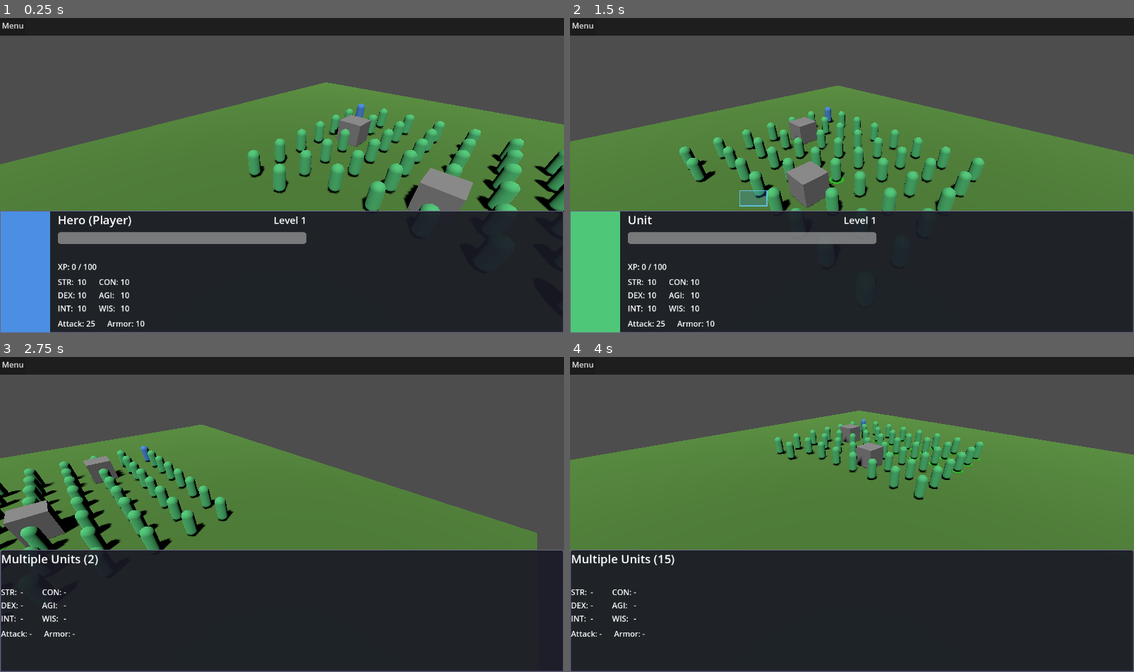
Above: before the commit, frames 1-4 (two rows, left to right).
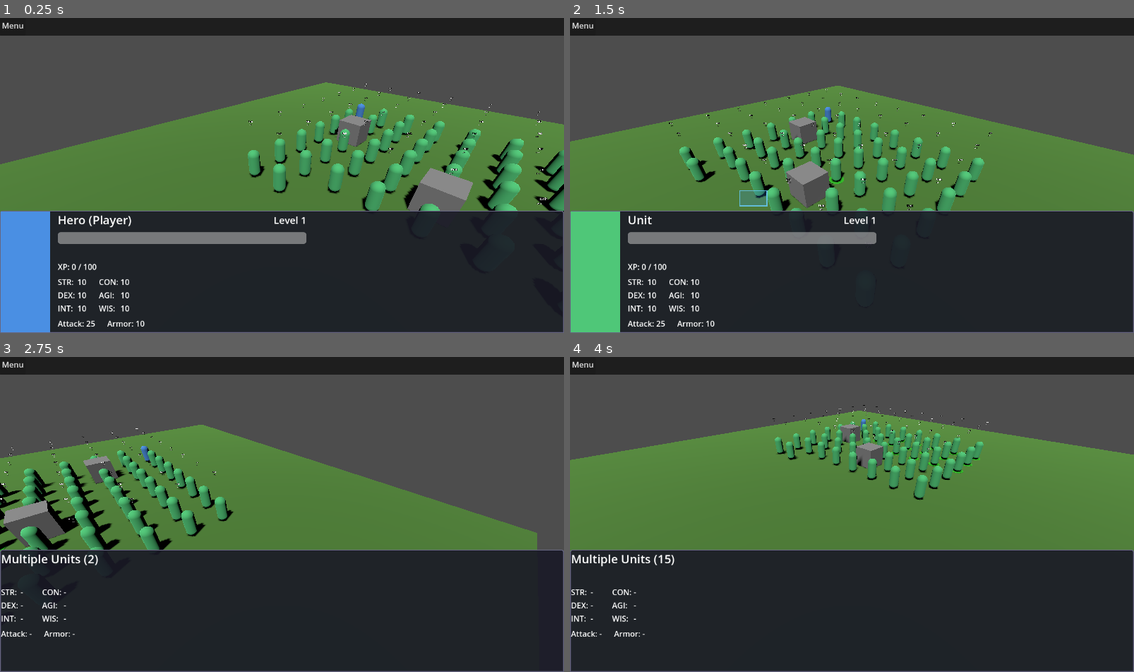
Above: after the commit, the same moments.

Repository: Panix-Develop/godot-rpg
Game: Godot game, scene res://scenes/world.tscn
The game is run twice, just before and just after one commit, with the same random seed, the same clock (stepped at 60 frames per second) and the same inputs.
Inputs (mouse positions are in pixels of both pictures, inside the frame that each line leads up to):
- Up to frame 1 (0.25 s): no input
- Up to frame 2 (1.5 s): tap Enter at 0.5 s; move the mouse to (976, 159) at 0.52 s; hold Right (ui_right) 0.53-1.25 s; tap Mouse wheel down (scroll_down) at 0.6 s; click (976, 159) at 0.67 s; drag from (739, 191) to (823, 238) at 1.27 s
- Up to frame 3 (2.75 s): move the mouse to (338, 445) at 2.02 s; hold Right (ui_right) from 2.03 s (still down); hold Shift from 2.03 s (still down)
- Up to frame 4 (4 s): release Right (ui_right) at 2.75 s; release Shift at 2.75 s; drag from (823, 577) to (682, 467) at 2.77 s; move the mouse to (1021, 561) at 3.52 s; hold Left (ui_left) from 3.53 s (still down); tap Mouse wheel up (scroll_up) at 3.6 s

The runs differ from the first frame. In frame 1, 0.1% of the frame differs, in the area x 44-98%, y 20-60%; in frame 2, 0.2%, in the area x 17-75%, y 22-61%; in frame 3, 0.1%; in frame 4, less than 0.1%.

Commit message:
feat(ui): Add floating UI component with health bars and name/level labels
- Create FloatingUI component (floating_ui.gd + scene)
- Billboard labels for name and level above units
- SubViewport health bar with configurable format
- Integrates with GameSettings for visibility control
- Updates on health changes, level ups, and stat modifications
- Added to all unit scene variants (player, enemy, neutral, base)
- Health bar shows based on mode: never/always/injured
- Name visibility respects unit type settings
- Level display toggleable via GameSettings

Diff:
--- /dev/null
+++ b/scenes/components/floating_ui.tscn
@@ -0,0 +1,63 @@
+[gd_scene load_steps=4 format=3 uid="uid://bb3o5r2m8ktjf"]
+
+[ext_resource type="Script" path="res://scripts/components/floating_ui.gd" id="1_floating"]
+
+[sub_resource type="ViewportTexture" id="ViewportTexture_health"]
+viewport_path = NodePath("HealthBarSprite/SubViewport")
+
+[sub_resource type="StyleBoxFlat" id="StyleBoxFlat_health"]
+bg_color = Color(0.2, 0.8, 0.2, 1)
+corner_radius_top_left = 2
+corner_radius_top_right = 2
+corner_radius_bottom_right = 2
+corner_radius_bottom_left = 2
+
+[node name="FloatingUI" type="Node3D"]
+script = ExtResource("1_floating")
+
+[node name="NameLabel" type="Label3D" parent="."]
+transform = Transform3D(1, 0, 0, 0, 1, 0, 0, 0, 1, 0, 0.5, 0)
+pixel_size = 0.005
+billboard = 1
+text = "Unit Name"
+font_size = 24
+outline_size = 8
+outline_modulate = Color(0, 0, 0, 1)
+
+[node name="LevelLabel" type="Label3D" parent="."]
+transform = Transform3D(1, 0, 0, 0, 1, 0, 0, 0, 1, 0, 0.3, 0)
+pixel_size = 0.004
+billboard = 1
+text = "Lvl 1"
+font_size = 18
+outline_size = 6
+outline_modulate = Color(0, 0, 0, 1)
+
+[node name="HealthBarSprite" type="Sprite3D" parent="."]
+transform = Transform3D(1, 0, 0, 0, 1, 0, 0, 0, 1, 0, 0.1, 0)
+pixel_size = 0.002
+billboard = 1
+texture = SubResource("ViewportTexture_health")
+
+[node name="SubViewport" type="SubViewport" parent="HealthBarSprite"]
+transparent_bg = true
+size = Vector2i(200, 30)
+
+[node name="HealthProgress" type="ProgressBar" parent="HealthBarSprite/SubViewport"]
+offset_right = 200.0
+offset_bottom = 30.0
+theme_override_styles/fill = SubResource("StyleBoxFlat_health")
+max_value = 100.0
+value = 75.0
+show_percentage = false
+
+[node name="HealthText" type="Label" parent="HealthBarSprite/SubViewport"]
+offset_right = 200.0
+offset_bottom = 30.0
+theme_override_colors/font_color = Color(1, 1, 1, 1)
+theme_override_colors/font_outline_color = Color(0, 0, 0, 1)
+theme_override_constants/outline_size = 4
+theme_override_font_sizes/font_size = 14
+text = "75/100"
+horizontal_alignment = 1
+vertical_alignment = 1
--- a/scenes/units/enemy_unit.tscn
+++ b/scenes/units/enemy_unit.tscn
@@ -1,6 +1,7 @@
-[gd_scene load_steps=6 format=3 uid="uid://enemy_unit_001"]
+[gd_scene load_steps=7 format=3 uid="uid://enemy_unit_001"]
 
 [ext_resource type="Script" path="res://scripts/units/rts_unit.gd" id="1_f6k3a"]
+[ext_resource type="PackedScene" uid="uid://bb3o5r2m8ktjf" path="res://scenes/components/floating_ui.tscn" id="2_floating"]
 
 [sub_resource type="CapsuleMesh" id="CapsuleMesh_unit"]
 radius = 0.4
@@ -37,5 +38,7 @@
 visible = false
 mesh = SubResource("CylinderMesh_selection")
 
+[node name="FloatingUI" parent="." instance=ExtResource("2_floating")]
+
 [node name="HealthBar3D" type="Node3D" parent="."]
 transform = Transform3D(1, 0, 0, 0, 1, 0, 0, 0, 1, 0, 1.5, 0)
--- a/scenes/units/neutral_unit.tscn
+++ b/scenes/units/neutral_unit.tscn
@@ -1,6 +1,7 @@
-[gd_scene load_steps=6 format=3 uid="uid://neutral_unit_001"]
+[gd_scene load_steps=7 format=3 uid="uid://neutral_unit_001"]
 
 [ext_resource type="Script" path="res://scripts/units/rts_unit.gd" id="1_f6k3a"]
+[ext_resource type="PackedScene" uid="uid://bb3o5r2m8ktjf" path="res://scenes/components/floating_ui.tscn" id="2_floating"]
 
 [sub_resource type="CapsuleMesh" id="CapsuleMesh_unit"]
 radius = 0.4
@@ -37,5 +38,7 @@
 visible = false
 mesh = SubResource("CylinderMesh_selection")
 
+[node name="FloatingUI" parent="." instance=ExtResource("2_floating")]
+
 [node name="HealthBar3D" type="Node3D" parent="."]
 transform = Transform3D(1, 0, 0, 0, 1, 0, 0, 0, 1, 0, 1.5, 0)
--- a/scenes/units/player_unit.tscn
+++ b/scenes/units/player_unit.tscn
@@ -1,6 +1,7 @@
-[gd_scene load_steps=6 format=3 uid="uid://player_unit_001"]
+[gd_scene load_steps=7 format=3 uid="uid://player_unit_001"]
 
 [ext_resource type="Script" path="res://scripts/units/rts_unit.gd" id="1_f6k3a"]
+[ext_resource type="PackedScene" uid="uid://bb3o5r2m8ktjf" path="res://scenes/components/floating_ui.tscn" id="2_floating"]
 
 [sub_resource type="CapsuleMesh" id="CapsuleMesh_unit"]
 radius = 0.4
@@ -37,5 +38,7 @@
 visible = false
 mesh = SubResource("CylinderMesh_selection")
 
+[node name="FloatingUI" parent="." instance=ExtResource("2_floating")]
+
 [node name="HealthBar3D" type="Node3D" parent="."]
 transform = Transform3D(1, 0, 0, 0, 1, 0, 0, 0, 1, 0, 1.5, 0)
--- a/scenes/units/rts_unit.tscn
+++ b/scenes/units/rts_unit.tscn
@@ -1,6 +1,7 @@
-[gd_scene load_steps=6 format=3 uid="uid://cqvmxj5xrbgc7"]
+[gd_scene load_steps=7 format=3 uid="uid://cqvmxj5xrbgc7"]
 
 [ext_resource type="Script" path="res://scripts/units/rts_unit.gd" id="1_f6k3a"]
+[ext_resource type="PackedScene" uid="uid://bb3o5r2m8ktjf" path="res://scenes/components/floating_ui.tscn" id="2_floating"]
 
 [sub_resource type="CapsuleMesh" id="CapsuleMesh_unit"]
 radius = 0.4
@@ -35,5 +36,7 @@
 visible = false
 mesh = SubResource("CylinderMesh_selection")
 
+[node name="FloatingUI" parent="." instance=ExtResource("2_floating")]
+
 [node name="HealthBar3D" type="Node3D" parent="."]
 transform = Transform3D(1, 0, 0, 0, 1, 0, 0, 0, 1, 0, 1.5, 0)
--- /dev/null
+++ b/scripts/components/floating_ui.gd
@@ -0,0 +1,144 @@
+class_name FloatingUI
+extends Node3D
+
+## Floating UI component for units: health bar, name, and level display.
+## Updates based on GameSettings preferences for visibility and format.
+
+signal ui_updated
+
+@export var offset_y: float = 2.5  ## Y offset above the unit
+@export var always_visible: bool = false  ## Override settings for boss units
+
+@onready var name_label: Label3D = $NameLabel
+@onready var level_label: Label3D = $LevelLabel
+@onready var health_bar_sprite: Sprite3D = $HealthBarSprite
+@onready var health_viewport: SubViewport = $HealthBarSprite/SubViewport
+@onready var health_progress: ProgressBar = $HealthBarSprite/SubViewport/HealthProgress
+@onready var health_text_label: Label = $HealthBarSprite/SubViewport/HealthText
+
+var parent_unit: Node = null
+
+
+func _ready() -> void:
+	# Billboard mode for labels
+	name_label.billboard = BaseMaterial3D.BILLBOARD_ENABLED
+	level_label.billboard = BaseMaterial3D.BILLBOARD_ENABLED
+
+	# Position at offset
+	position.y = offset_y
+
+	# Connect to GameSettings
+	if GameSettings:
+		GameSettings.settings_changed.connect(_on_settings_changed)
+
+	# Get parent unit reference
+	if get_parent() is CharacterBody3D:
+		parent_unit = get_parent()
+		_update_ui()
+
+
+func _on_settings_changed() -> void:
+	"""React to settings changes."""
+	_update_ui()
+
+
+func update_health(current: int, maximum: int) -> void:
+	"""Update health bar display."""
+	if not health_progress:
+		return
+
+	health_progress.max_value = maximum
+	health_progress.value = current
+
+	# Update text based on format
+	match GameSettings.health_bar_format:
+		"numbers":
+			health_text_label.text = "%d/%d" % [current, maximum]
+			health_text_label.visible = true
+		"percent":
+			var percent = (float(current) / maximum) * 100.0
+			health_text_label.text = "%d%%" % percent
+			health_text_label.visible = true
+		_:  # "bar"
+			health_text_label.visible = false
+
+	_update_health_visibility(current, maximum)
+
+
+func update_name(unit_name: String) -> void:
+	"""Update name label."""
+	name_label.text = unit_name
+	_update_name_visibility()
+
+
+func update_level(level: int) -> void:
+	"""Update level label."""
+	level_label.text = "Lvl %d" % level
+	_update_level_visibility()
+
+
+func _update_ui() -> void:
+	"""Refresh all UI elements based on current state."""
+	if not parent_unit:
+		return
+
+	var info = parent_unit.get_unit_info()
+	update_health(info.get("health", 0), info.get("max_health", 1))
+	update_name(info.get("name", "Unknown"))
+	update_level(info.get("level", 1))
+
+
+func _update_health_visibility(current: int, maximum: int) -> void:
+	"""Control health bar visibility based on settings."""
+	if not health_bar_sprite:
+		return
+
+	var should_show = false
+
+	match GameSettings.health_bar_mode:
+		"always":
+			should_show = true
+		"injured":
+			should_show = current < maximum
+		_:  # "never"
+			should_show = false
+
+	# Check unit-specific settings
+	if parent_unit:
+		if parent_unit.is_in_group("unit_player"):
+			should_show = should_show and GameSettings.show_own_health
+		else:
+			should_show = should_show and GameSettings.show_other_health
+
+	# Override for always_visible (boss units)
+	if always_visible:
+		should_show = true
+
+	health_bar_sprite.visible = should_show
+
+
+func _update_name_visibility() -> void:
+	"""Control name label visibility based on settings."""
+	if not name_label or not parent_unit:
+		return
+
+	var should_show = false
+
+	if parent_unit.is_in_group("unit_player"):
+		should_show = true  # Always show player name
+	elif parent_unit.is_in_group("unit_friendly"):
+		should_show = GameSettings.show_friendly_names
+	elif parent_unit.is_in_group("unit_neutral"):
+		should_show = GameSettings.show_neutral_names
+	elif parent_unit.is_in_group("unit_enemy"):
+		should_show = GameSettings.show_hostile_names
+
+	name_label.visible = should_show
+
+
+func _update_level_visibility() -> void:
+	"""Control level label visibility based on settings."""
+	if not level_label:
+		return
+
+	level_label.visible = GameSettings.show_level
--- a/scripts/units/rts_unit.gd
+++ b/scripts/units/rts_unit.gd
@@ -45,6 +45,7 @@
 
 @onready var selection_indicator = $SelectionIndicator
 @onready var mesh_instance = $MeshInstance3D
+@onready var floating_ui = $FloatingUI
 
 func _ready():
 	# Scale NPC stats if not player-controlled
@@ -58,6 +59,12 @@
 	add_to_group("unit_" + unit_type.to_lower())
 	apply_unit_color()
 	update_selection_visual()
+
+	# Initialize floating UI
+	if floating_ui:
+		floating_ui.update_name(display_name if display_name else unit_name)
+		floating_ui.update_level(level)
+		floating_ui.update_health(int(current_health), int(get_max_health()))
 
 func apply_unit_color():
 	"""Apply color material based on unit type."""
@@ -124,6 +131,11 @@
 
 func take_damage(amount: float):
 	current_health = max(0, current_health - amount)
+
+	# Update floating UI
+	if floating_ui:
+		floating_ui.update_health(int(current_health), int(get_max_health()))
+
 	if current_health <= 0:
 		die()
 
@@ -181,6 +193,11 @@
 	max_health = get_max_health()
 	current_health = max_health * health_percent
 
+	# Update floating UI
+	if floating_ui:
+		floating_ui.update_level(level)
+		floating_ui.update_health(int(current_health), int(max_health))
+
 	level_up.emit(level)
 
 func scale_npc_stats():
@@ -200,4 +217,8 @@
 		if current_health > max_health:
 			current_health = max_health
 
+		# Update floating UI if constitution changed
+		if stat_name == "constitution" and floating_ui:
+			floating_ui.update_health(int(current_health), int(max_health))
+
 		stat_changed.emit(stat_name, stats[stat_name])
